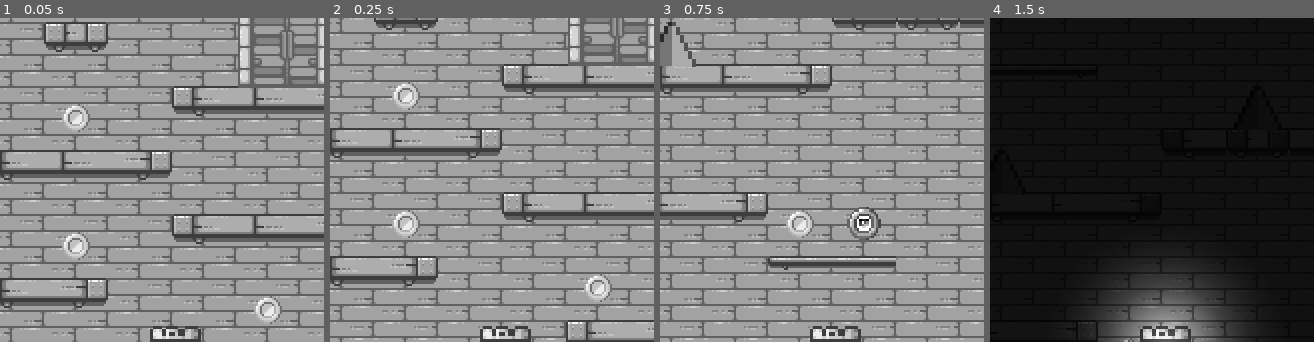
Above: before the commit, frames 1-4 (left to right).
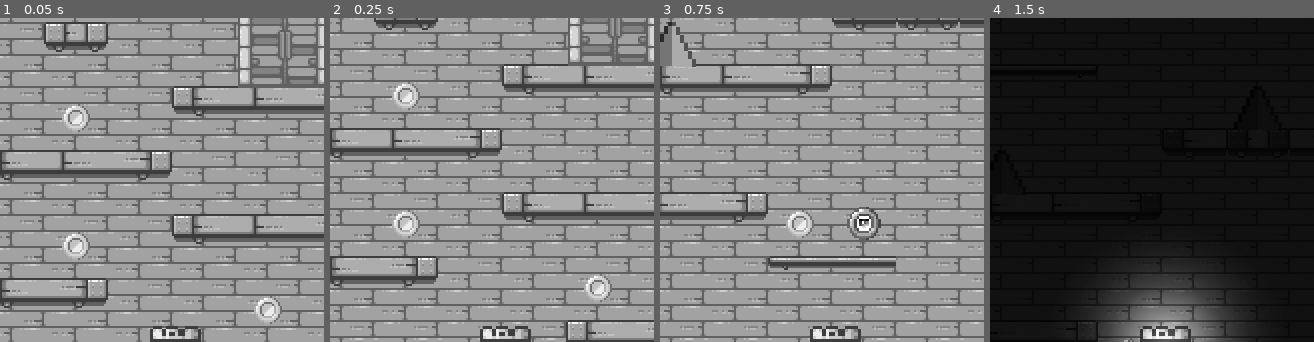
Above: after the commit, the same moments.

Repository: ofknee/the-messenger
Game: Godot game, scene res://scenes/game.tscn
Two runs of this game, one before a commit and one after it. Both use one fixed random seed, a clock stepped at 60 frames per second and the inputs below.
Inputs:
- Up to frame 1 (0.05 s): no input
- Up to frame 2 (0.25 s): no input
- Up to frame 3 (0.75 s): tap Enter at 0.5 s; tap Q (dead) at 0.6 s
- Up to frame 4 (1.5 s): tap Up (jump) at 0.77 s; tap T (terror_mode) at 1.35 s
The pictures show only the part of the screen within x 23-73%, y 0-50%; the shares and areas given below are measured in that part.

The runs differ from the first frame. In frame 1, 0.6% of the frame differs, in the area x 77-98%, y 0-21%; in frame 2, 0.4%; in frame 3, nothing differs; in frame 4, nothing differs.

Commit message:
fix door open

Diff:
--- a/scenes/door.gd
+++ b/scenes/door.gd
@@ -4,10 +4,12 @@
 @onready var anim = $AnimatedSprite2D
 
 
+
 func _on_body_entered(body: Node2D) -> void:
 	if body.name == "Player":
 		print("door", level_to_unlock, "reached")
-		anim.play("open")
+		if anim.animation != "open":
+			anim.play("open")
 		if level_to_unlock == Global.Level.SPIKES:
 			unlocked["level2"] = false
 			unlocked["checkpoints"] = false
--- a/scenes/game.tscn
+++ b/scenes/game.tscn
@@ -47,7 +47,7 @@
 "duration": 1.0,
 "texture": ExtResource("3_ssvqc")
 }],
-"loop": 1,
+"loop": 0,
 "name": &"default",
 "speed": 5.0
 }, {
@@ -67,7 +67,7 @@
 "duration": 1.0,
 "texture": SubResource("AtlasTexture_pl11u")
 }],
-"loop": 2,
+"loop": 0,
 "name": &"open",
 "speed": 10.0
 }]
@@ -121,8 +121,7 @@
 
 [node name="AnimatedSprite2D" type="AnimatedSprite2D" parent="Map/Door" unique_id=1633982339]
 sprite_frames = SubResource("SpriteFrames_43hlm")
-animation = &"open"
-frame_progress = 0.72984666
+autoplay = "default"
 
 [node name="Player" parent="." unique_id=1850920723 node_paths=PackedStringArray("start_pos0", "start_pos1") instance=ExtResource("1_uwrxv")]
 visibility_layer = 4
